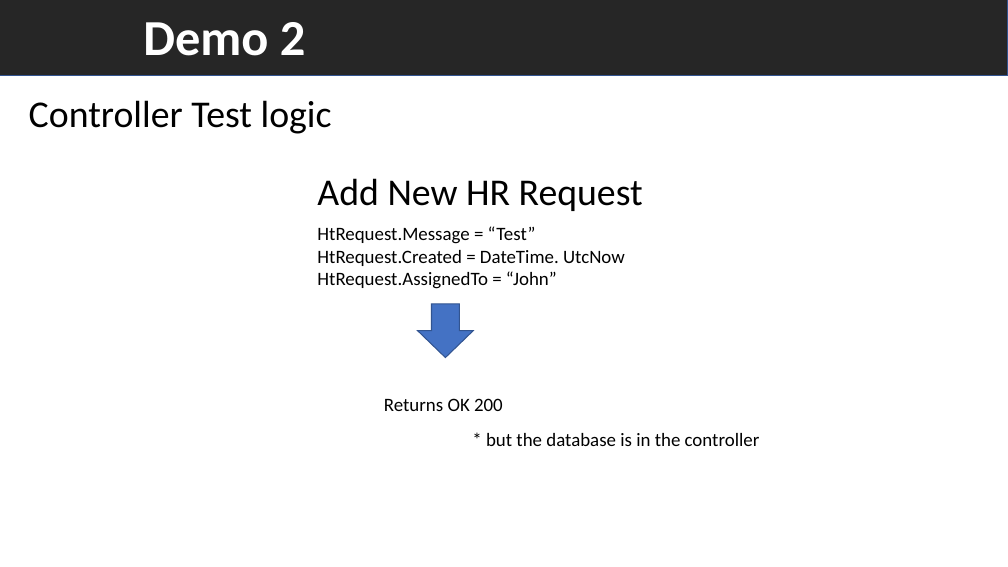
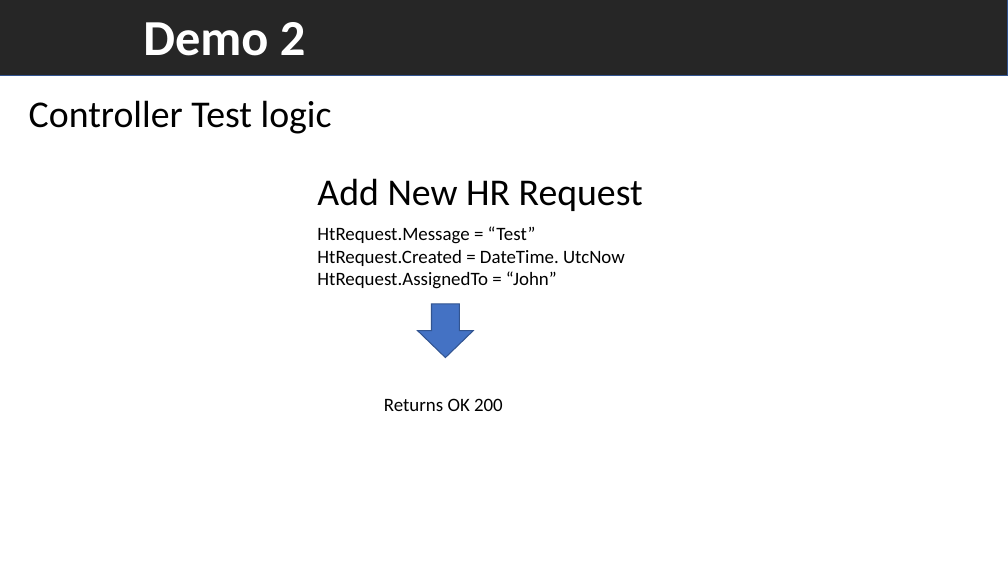
Before and after one commit to VelinGeorgiev/Introduction-Dependency-Injection-ASP.NET-Core, a slide deck: slide 6 of Dependency_Injection.pptx (slide 3 before the commit). Drawn at 1008x567 pixels with LibreOffice and Linux fonts; fonts in the diff are those of the drawing. Boxes give left, top, right and bottom in pixels: in the first picture for what was removed or moved away, otherwise in the second. Text is boxed around its words. In the diff, an @@ line names an element or a change of style, - is before the commit and + after.

```diff
--- a/Dependency_Injection.pptx
+++ b/Dependency_Injection.pptx
@@ text removed at bbox=[486, 433, 760, 446] @@
-* but the database is in the controller
```
Also in this commit, not shown: 2 other slides changed, 12 slides added.
